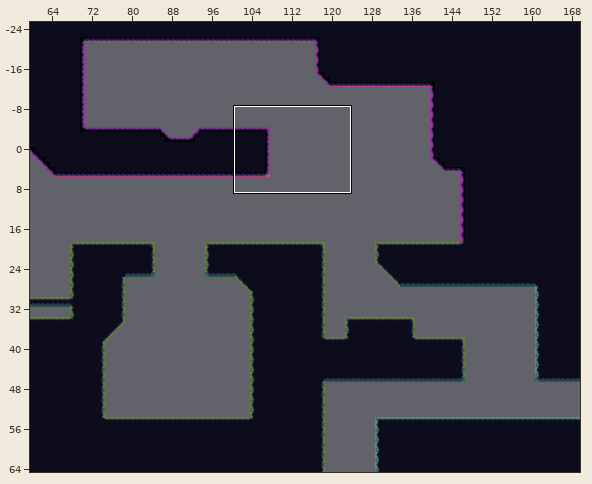
Two states of a Tiled map, UnityProject/CaseFileDream/Assets/CaseFileDream/TileSets/Tiled/Level01/Level01.tmx. The picture above shows the old version from afar; the outline marks the close-up.
Close-up. Old version:
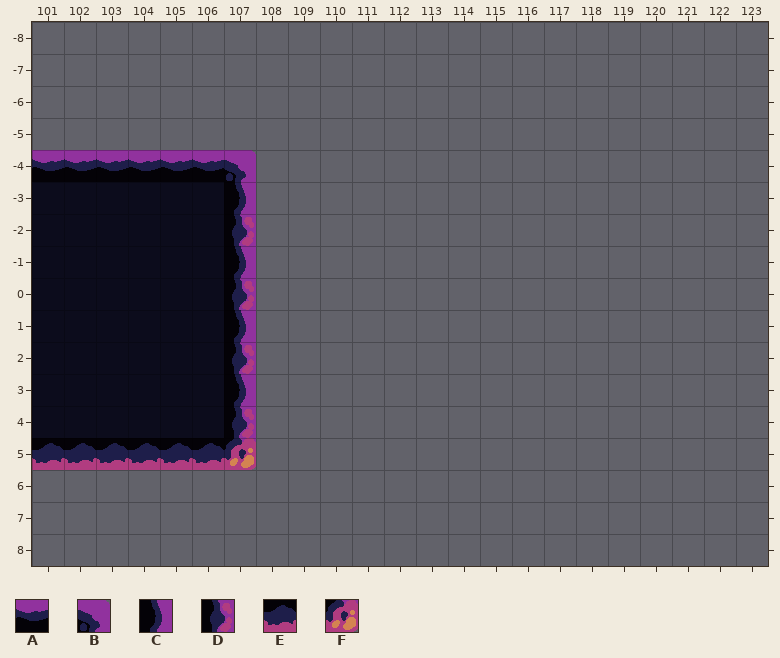
Cells are 32x32 px. Shown: x 101..123, y -8..8. The commit also changed other parts of the map, which this record leaves out.
Key: from "MossOverlay": A 1, B 3, C 11, D 19, E 25, F 27.
_ is an empty cell.
Layers that did not change in this view are not listed.
Layer "Purple overlay" before, first column x 101:
-8 _______________________
-7 _______________________
-6 _______________________
-5 _______________________
-4 AAAAAAB________________
-3 ______C________________
-2 ______D________________
-1 ______C________________
 0 ______D________________
 1 ______C________________
 2 ______D________________
 3 ______C________________
 4 ______D________________
 5 EEEEEEF________________
 6 _______________________
 7 _______________________
 8 _______________________
Once edited:
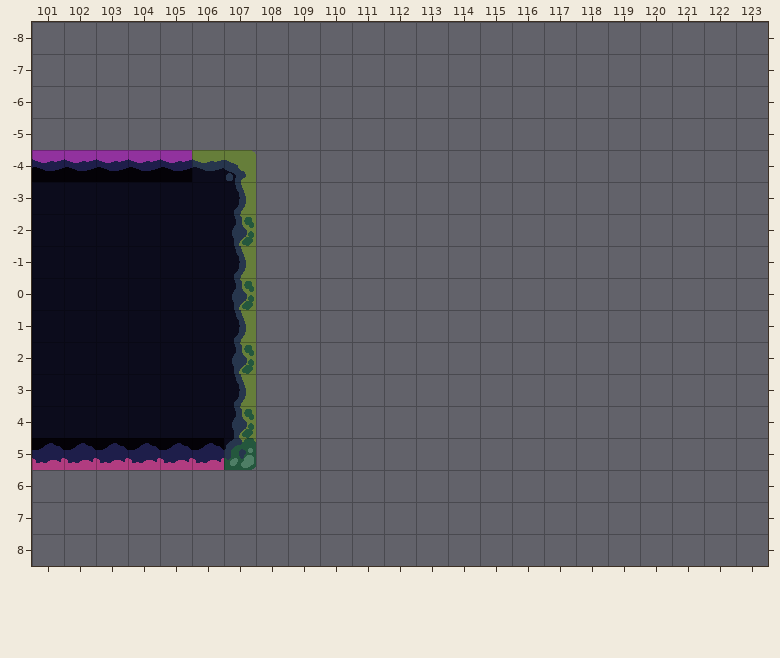
Diff:
Changed rows in their new state; . is an unchanged cell.
Layer "Purple overlay":
first column x 106:
-4 __
-3 ._
-2 ._
-1 ._
 0 ._
 1 ._
 2 ._
 3 ._
 4 ._
 5 ._
Boxes around the changes in both close-ups, in picture pixels (x1, y1, x2, y2):
removed: (192, 150, 256, 470)
